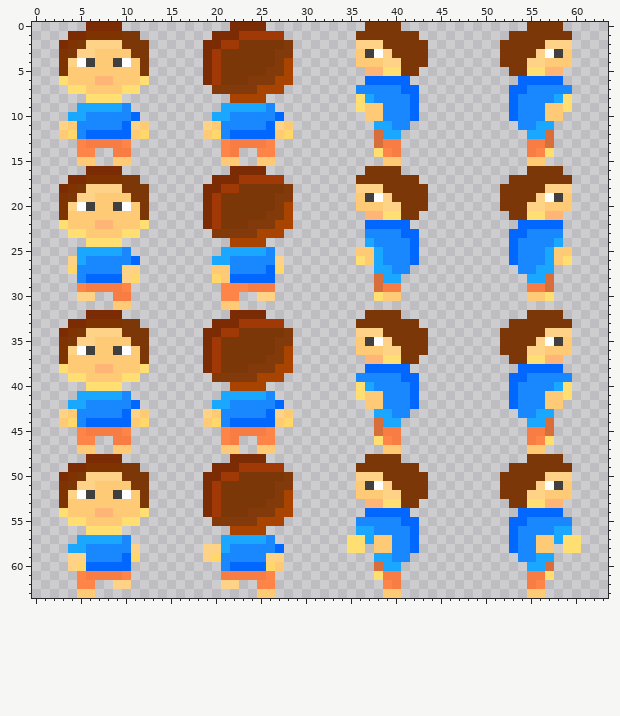
Two states of a pixel-art sprite, Eden/res/eden_tileset.png. The picture above was drawn from the file before the commit.
The file is 64x64 pixels.
The result:
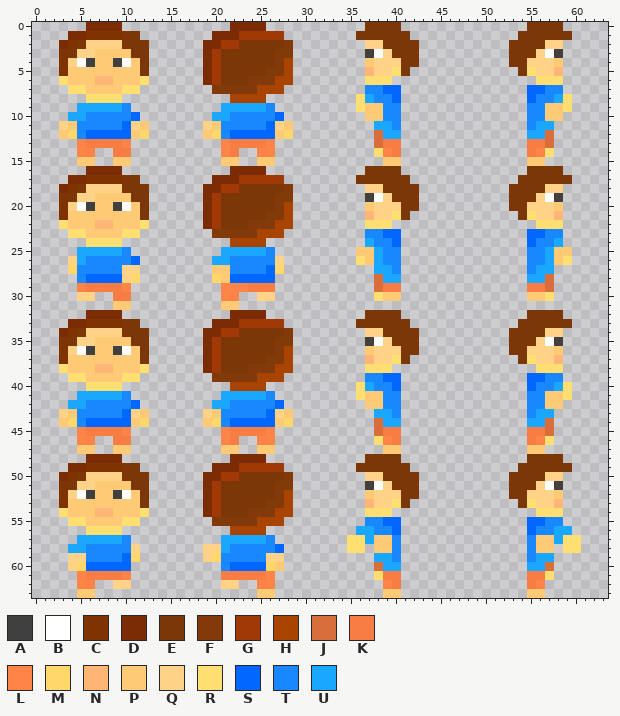
Palette (. is transparent): A #404040  B #ffffff  C #7f3300  D #7c2c04  E #7c3709  F #823a0a  G #a03906  H #a84300  J #d86e3c  K #f77d45  L #ff8447  M #ffd76b  N #ffb575  P #ffca75  Q #ffd387  R #ffde72  S #0267ff  T #1988ff  U #19a7ff
Log entry: Add new class: Animation; player now has basic walk animations
What changed:
Changed rows in their new state; - is an unchanged pixel.
first column x 36:
 1 ------.----------.------
 2 .------.--------.------.
 3 .------.--------.------.
 4 .-Q----.--------.----Q-.
 5 --QQ--.----------.--QQ--
 6 -RRR..------------..RRR-
 7 .--SS..----------..SS--.
 8 ----S..----------..S----
 9 -----..----------..-----
10 -----..----------..-----
11 -----.------------.-----
first column x 36:
17 ------.----------.------
18 .------.--------.------.
19 .------.--------.------.
20 .-Q----.--------.----Q-.
21 --QQ--.----------.--QQ--
22 -RRR..------------..RRR-
23 ---SS..----------..SS---
24 ----S..----------..S----
25 -----..----------..-----
26 -----..----------..-----
27 -----.------------.-----
first column x 36:
33 ------.----------.------
34 .------.--------.------.
35 .------.--------.------.
36 .-Q----.--------.----Q-.
37 --QQ--.----------.--QQ--
38 -RRR..------------..RRR-
39 .--SS..----------..SS--.
40 ----S..----------..S----
41 -----..----------..-----
42 -----..----------..-----
43 -----.------------.-----
first column x 36:
49 ------.----------.------
50 .------.--------.------.
51 .------.--------.------.
52 .-Q----.--------.----Q-.
53 --QQ--.----------.--QQ--
54 -RRR..------------..RRR-
55 .--SS..----------..SS--.
56 ----S..----------..S----
57 -----..----------..-----
58 -----..----------..-----
59 -----.------------.-----
